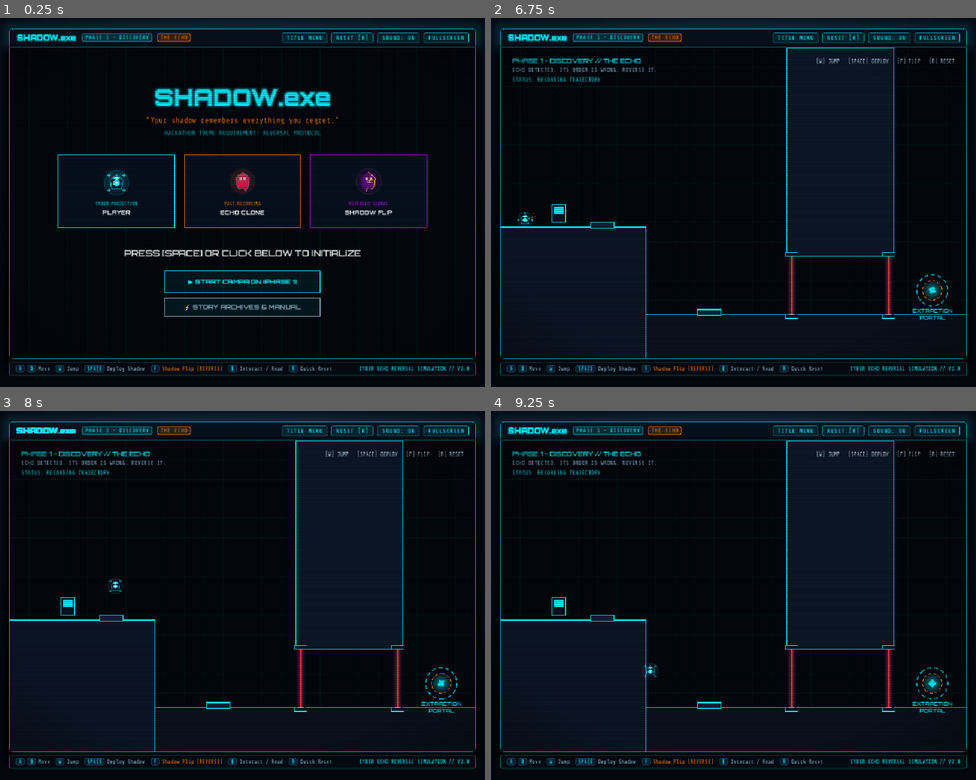
Above: before the commit, frames 1-4 (two rows, left to right).
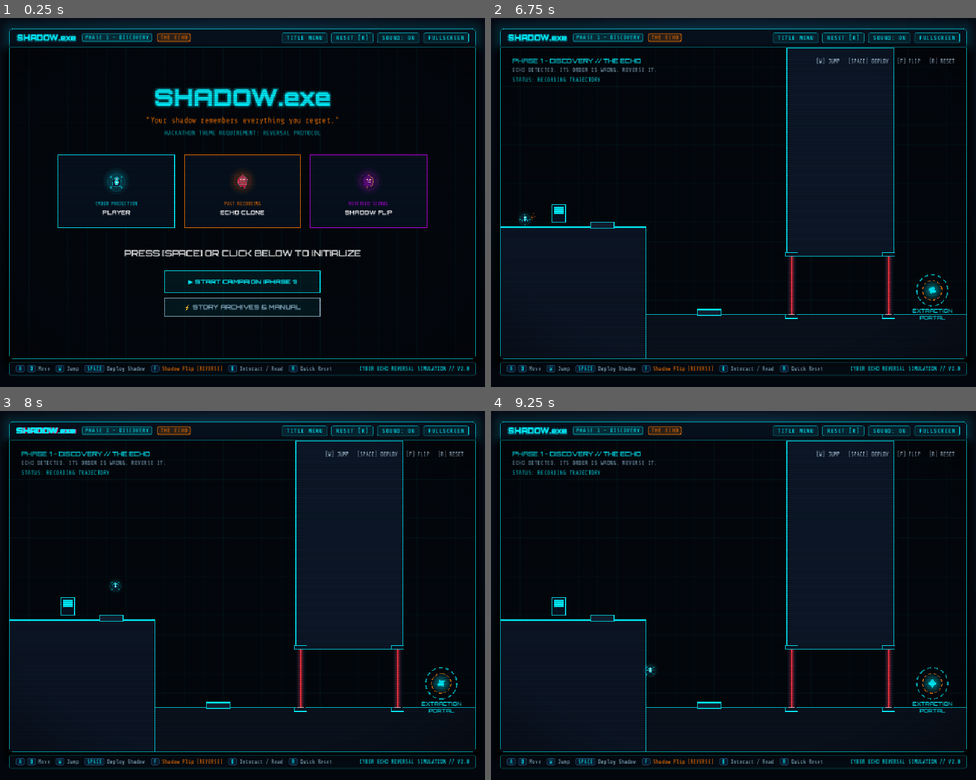
Above: after the commit, the same moments.

Repository: kirtansukhadiya/SHADOW.exe
Game: Godot game, scene res://scenes/WebGame.tscn
Two runs of this game, one before a commit and one after it. Both use one fixed random seed, a clock stepped at 60 frames per second and the inputs below.
Inputs (mouse positions are in pixels of both pictures, inside the frame that each line leads up to):
- Up to frame 1 (0.25 s): no input
- Up to frame 2 (6.75 s): tap Enter at 0.5, 6.6 s; move the mouse to (840, 184) at 0.52 s; hold D (move_right) 0.53-1.25 s; tap Space (activate_shadow) at 0.6 s; click (840, 184) at 0.67 s; tap W (move_up) at 0.77, 6.02 s; click "TITLE MENU" at 1.25 s; click "RESET [R]" at 2 s; click "SOUND: ON" at 2.75 s; click "TITLE MENU" at 3.5 s; click "RESET [R]" at 4.25 s; click "SOUND: OFF" at 5 s; move the mouse to (636, 220) at 5.77 s; hold D (move_right) 5.78-6.53 s; tap F (shadow_flip) at 5.85 s; move the mouse to (782, 121) at 6.52 s; hold A (move_left) from 6.53 s (still down)
- Up to frame 3 (8 s): tap R (restart) at 7.25 s; move the mouse to (218, 669) at 7.27 s; release A (move_left) at 7.28 s; hold D (move_right) from 7.28 s (still down); tap Keypad Enter at 7.35 s; click (218, 669) at 7.42 s; tap W (move_up) at 7.52 s
- Up to frame 4 (9.25 s): move the mouse to (879, 650) at 8.02 s; hold E 8.03-8.78 s; tap W (move_up) at 8.27, 9.02 s; move the mouse to (588, 540) at 8.77 s; release D (move_right) at 8.78 s; hold A (move_left) from 8.78 s (still down); tap Q at 8.85 s

The runs differ from the first frame. In frame 1, 0.3% of the frame differs, in the area x 21-78%, y 41-49%; in frame 2, less than 0.1%; in frame 3, less than 0.1%; in frame 4, less than 0.1%.

Commit message:
Restore small web-sized characters
Draw each animation frame in the web build's 32px box (48px on title
cards) instead of scaling it up 1.4x.

Diff:
--- a/scripts/web_game.gd
+++ b/scripts/web_game.gd
@@ -12,9 +12,9 @@
 # The combined spritesheet.png is misaligned and clips the characters, so the
 # individual 64x64 frames are used instead.
 const FRAME_SETS := ["player", "ghost", "ghost_reverse"]
-# The 64px frames have transparent padding; scale up so the character fills
-# the same area the 32px spritesheet cell was meant to.
-const FRAME_PAD_SCALE := 1.4
+# Each 64px frame is drawn into the same box as the web build's 32px cell
+# (32px in levels, 48px on title cards), keeping the small web-sized character.
+const FRAME_PAD_SCALE := 1.0
 
 # --- GAME CONSTANTS (same as web) ---
 const CANVAS_W := 960.0
